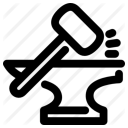
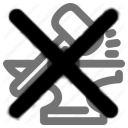
The second 128 x 128 image is a revision of the first. Changes to its layers:
added layer "bg" above "staking off" over [5, 6, 125, 122]
added layer "staking off" (lighten, 55%) above "staking on" over [3, 3, 125, 125]
renamed "staking.png" to "staking on", hid it, blend normal → lighten over [3, 3, 125, 125]
